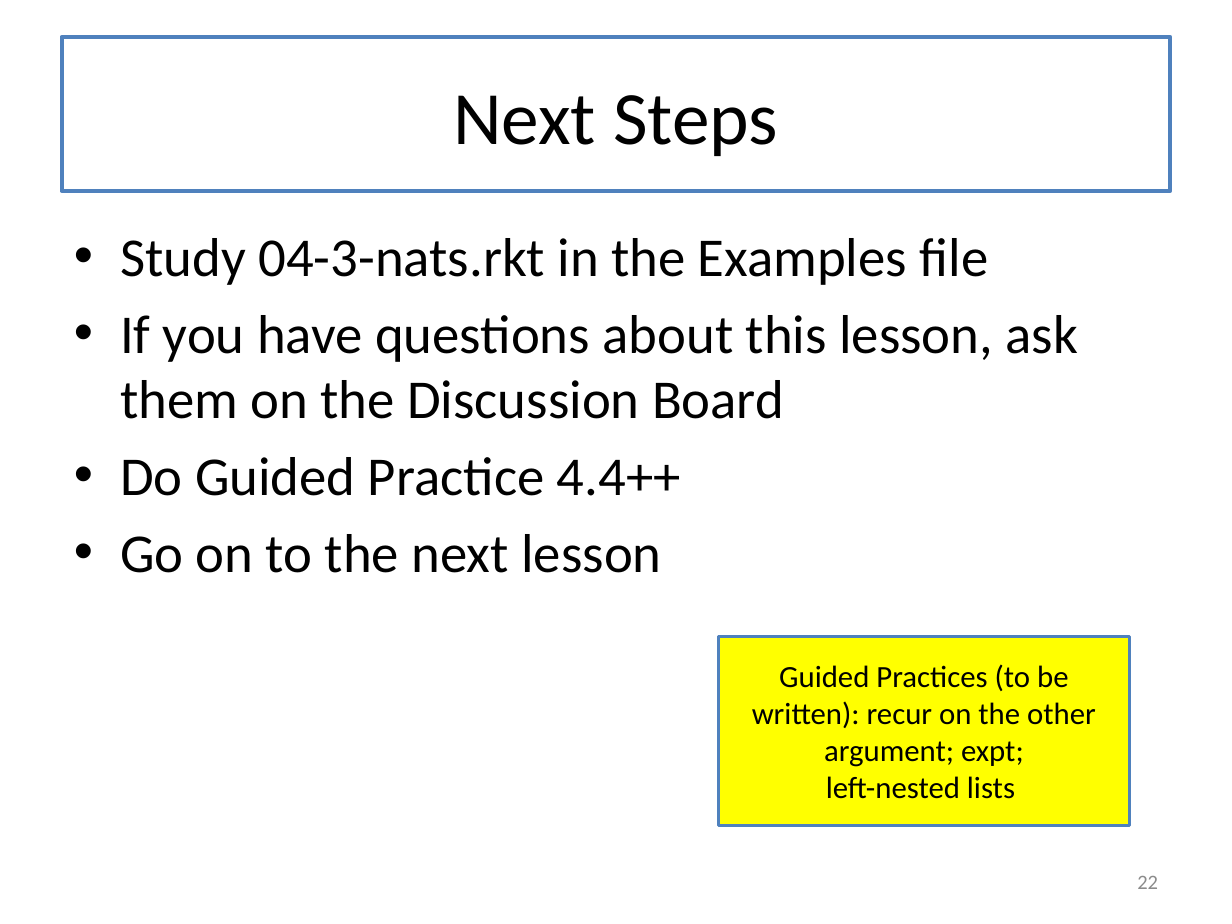
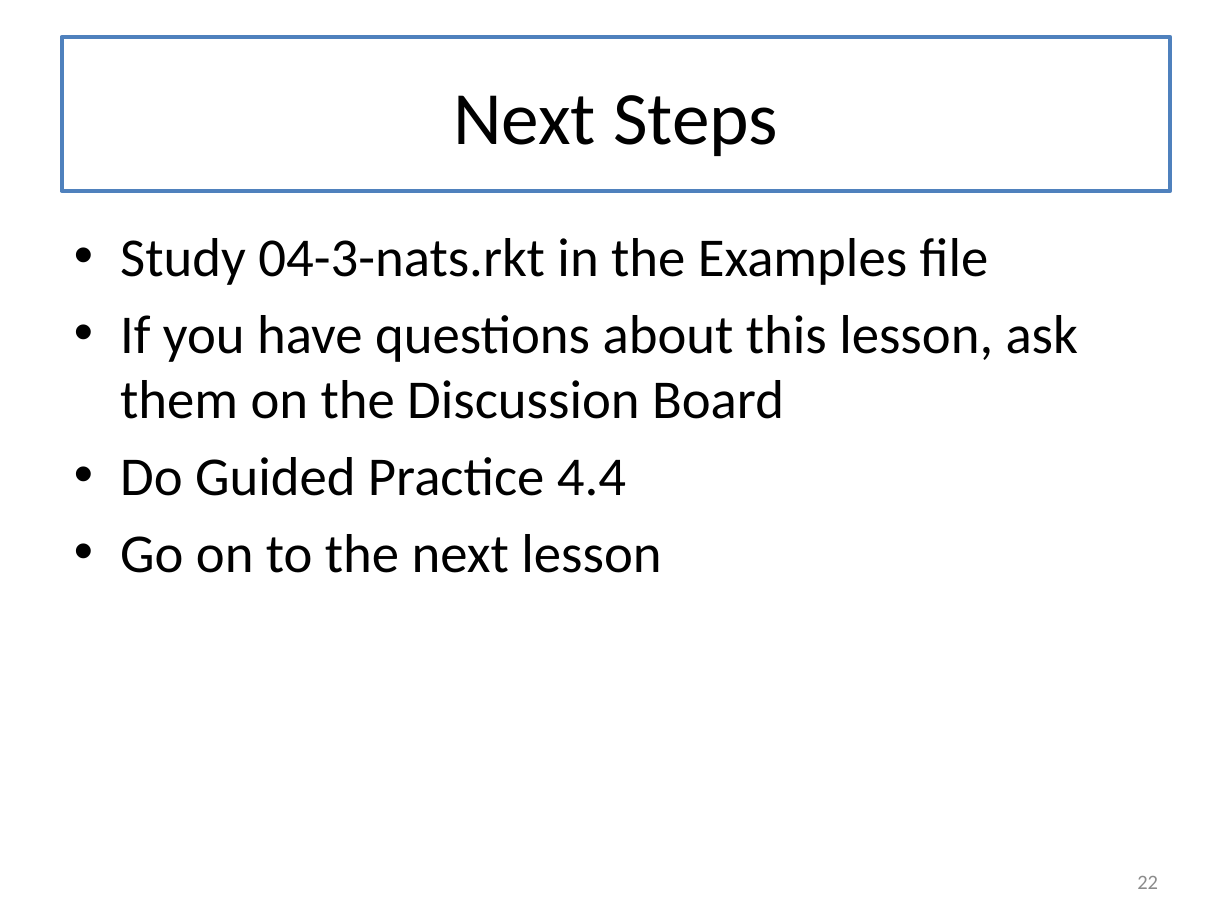
Before and after one commit to mwand/cs5010f16, a slide deck: slide 22 of Slides/Lesson 4.4 More Recursive Data Types.pptx. Drawn at 1232x924 pixels with LibreOffice and Linux fonts; fonts in the diff are those of the drawing. Boxes give left, top, right and bottom in pixels: in the first picture for what was removed or moved away, otherwise in the second. Text is boxed around its words. In the diff, an @@ line names an element or a change of style, - is before the commit and + after.

```diff
--- a/Slides/Lesson 4.4 More Recursive Data Types.pptx
+++ b/Slides/Lesson 4.4 More Recursive Data Types.pptx
@@ text at <box>120,457,626,496</box>: text changed @@
-• Do Guided Practice 4.4++
+• Do Guided Practice 4.4
@@ rectangle removed at <box>718,637,1129,825</box> @@
-Guided Practices (to be written): recur on the other argument; expt;
-left-nested lists
```
Also in this commit, not shown: 22 other files.
